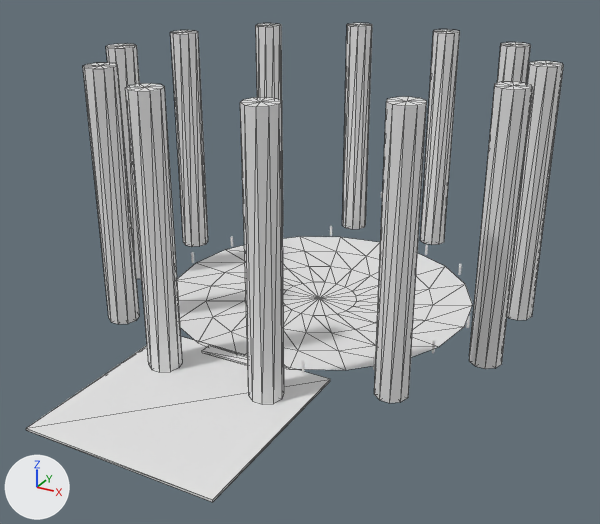
An edit to the glTF model game/assets/build/levels/arena.visual.glb, drawn before and after from the same camera.
One viewpoint serves both versions: a 50 mm camera at (20.6, 96.1, 21.7) aimed at (0.6, 132.5, 3.5). Arrows for +X, +Y and +Z are at lower left; the lights stay in place. The first picture is the older version. Mesh edges are drawn as thin lines on the coarser meshes.

Names of what the first picture shows: 'arena_approach', 'arena_bowl', 'arena_pine_00', 'arena_pine_02', 'arena_pine_03', 'arena_pine_05', 'arena_pine_06', 'arena_pine_07', 'arena_pine_08', 'arena_pine_09', 'arena_pine_10', 'arena_pine_11' and 4 more.
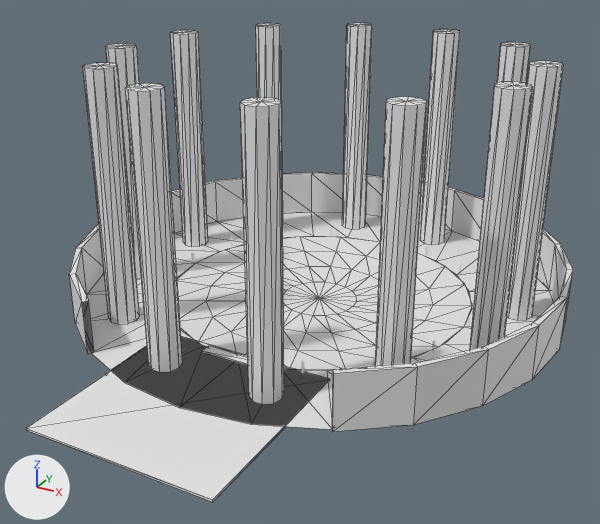
Location of each change, [x1, y1, x2, y2] in pixels of the pictures (600 x 524 px):
'arena_skirt_wall', added
    after: [69, 172, 573, 432]
'arena_skirt_floor', added
    after: [85, 212, 554, 429]

What changed in the scene script:
```text
Add me_arena_skirt_wall:
    me_arena_skirt_wall.from_pydata(...)  # 84 vertices, 160 faces; spans x -14.2..14.2, y 123.7..150.2, z 0.0..3.0
Add me_arena_skirt_floor:
    me_arena_skirt_floor.from_pydata(...)  # 48 vertices, 48 faces; spans x -14.0..14.0, y 122.0..150.0, z 0.0
Add ob_arena_skirt_wall:
    ob_arena_skirt_wall = bpy.data.objects.new('arena_skirt_wall', me_arena_skirt_wall)
    ob_arena_skirt_wall.location = (0.0, 0.0, 0.0)
Add ob_arena_skirt_floor:
    ob_arena_skirt_floor = bpy.data.objects.new('arena_skirt_floor', me_arena_skirt_floor)
    ob_arena_skirt_floor.location = (0.0, 0.0, 0.0)
```
